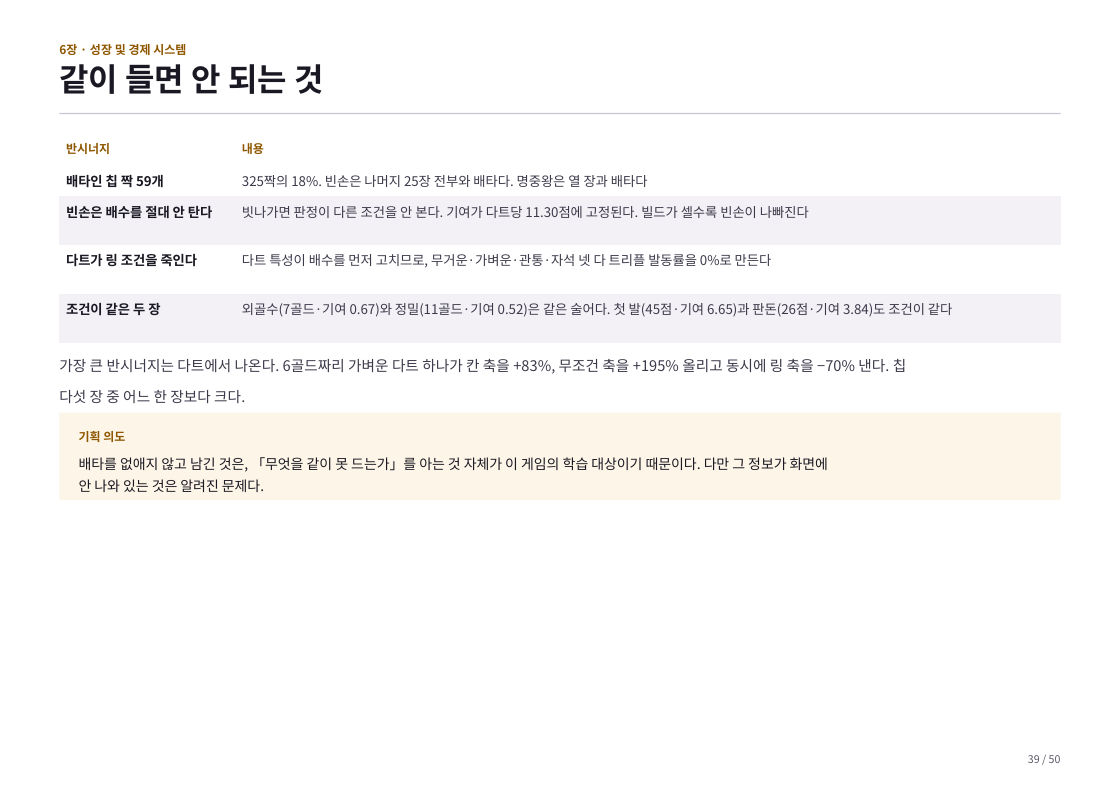
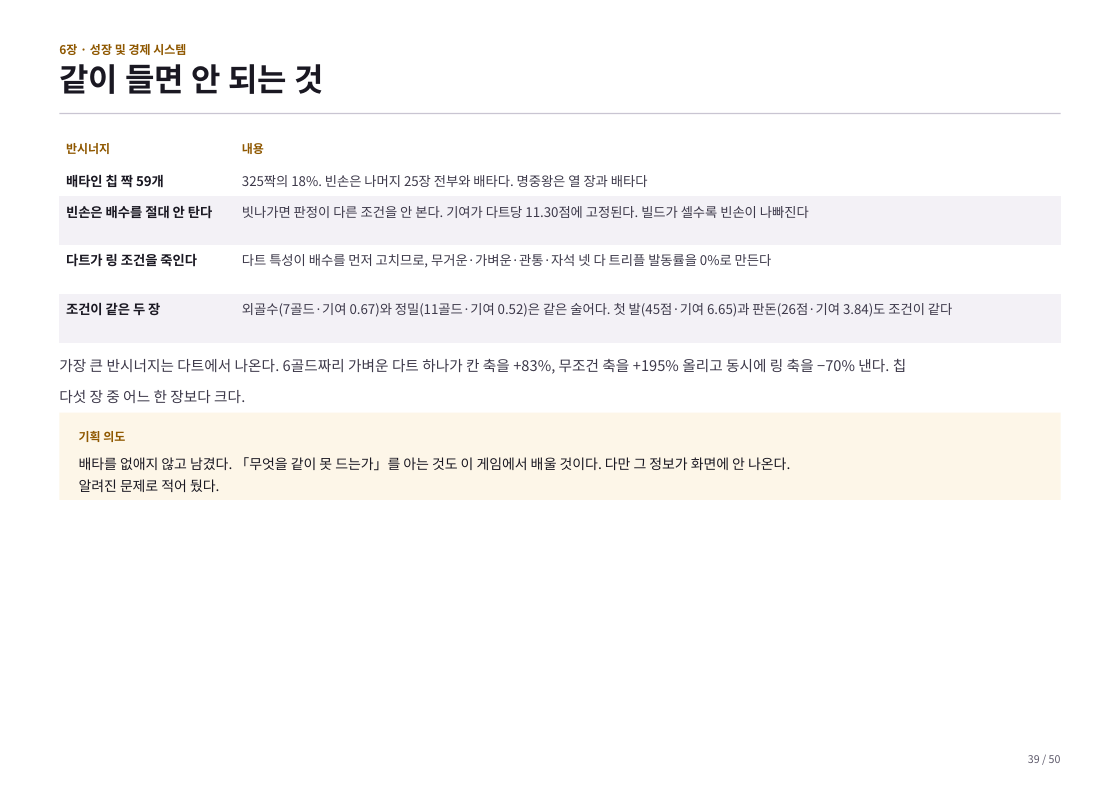
Before and after one commit to GGbong69/test-03, a slide deck: slide 39 of docs/기획서.pptx. Drawn at 1120x792 pixels with LibreOffice and Linux fonts; fonts in the diff are those of the drawing. Boxes give left, top, right and bottom in pixels: in the first picture for what was removed or moved away, otherwise in the second. Text is boxed around its words. In the diff, an @@ line names an element or a change of style, - is before the commit and + after.

```diff
--- a/docs/기획서.pptx
+++ b/docs/기획서.pptx
@@ text in rectangle at (x1=79, y1=457, x2=790, y2=492): text changed @@
-배타를 없애지 않고 남긴 것은, 「무엇을 같이 못 드는가」를 아는 것 자체가 이 게임의 학습 대상이기 때문이다. 다만 그 정보가 화면에
-안 나와 있는 것은 알려진 문제다.
+배타를 없애지 않고 남겼다. 「무엇을 같이 못 드는가」를 아는 것도 이 게임에서 배울 것이다. 다만 그 정보가 화면에 안 나온다.
+알려진 문제로 적어 뒀다.
```
Also in this commit, not shown: 12 other slides changed, 2 other files.
